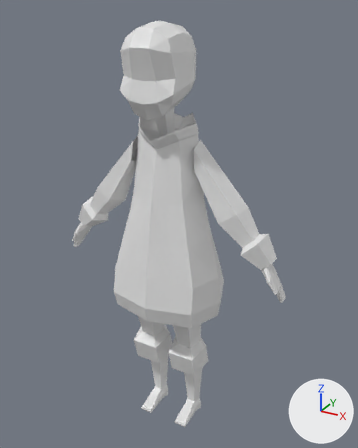
The Blender file blender/lowpolygirl.blend: old version first, new version second.
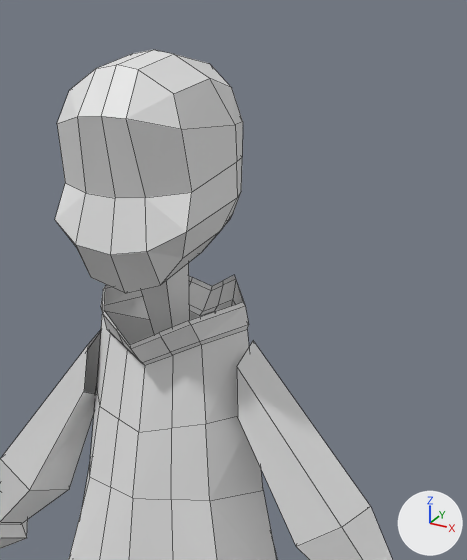
Old and new are each drawn whole from a camera (50 mm lens) standing at (1.94, -3.35, 3.78) and looking at (0.04, 0.12, 2.05) and again close up on the part from 27% to 80% of the width and 0% to 51% of the height. Arrows for +X, +Y and +Z are at lower right; the lights stay in place. The close-ups show mesh edges as thin lines.

In view in the first close-up: 'Cylinder', 'arms', 'body2', 'head1'.
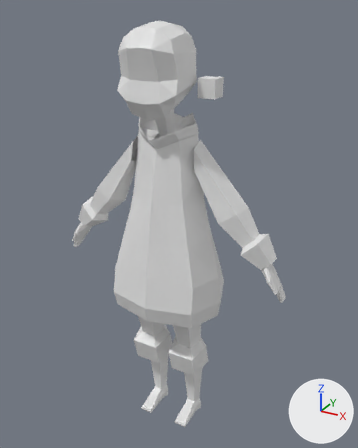
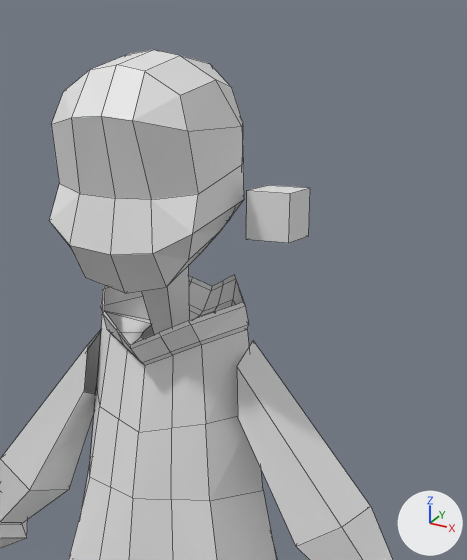
Boxes (x1, y1, x2, y2) around the edits, measured in the close-ups (467 x 560 px; the box of a moved part takes in the faces that stretch with it):
'head1', reshaped
    before: (55, 50, 243, 293)
    after: (49, 50, 244, 293)
'arms', reshaped
    both: (0, 330, 393, 560)
'Cube', added
    after: (246, 185, 310, 243)
part 1 of me_cube_002, added
    after: (106, 311, 215, 344)
part 2 of me_cube_004, moved or reshaped
    before: (55, 64, 220, 293)
    after: (49, 64, 219, 293)
part 3 of me_cube_004, moved or reshaped
    before: (98, 50, 243, 257)
    after: (92, 50, 244, 259)

Patch to the scene script:
```diff
--- a/blender/lowpolygirl.blend.py
+++ b/blender/lowpolygirl.blend.py
@@ me_cube_002 @@
 me_cube_002.from_pydata(...)  # 70 vertices, 54 faces; spans x 0.0..1.44, y -1.13..1.13, z -1.92..2.8
 # used by ob_body2; location = (0.0, 0.0, 2.001); scale = (0.356, 0.356, 0.356)
 # verts and faces of me_cube_002; kept vertices keep their numbers, new ones are numbered from 70
 # before: 20 (0.47, -0.31, 2.36) at pixel (201, 344), 21 (0.37, 0.39, 2.33), 22 (0.0, 0.52, 2.4) at pixel (199, 315), 23 (0.0, -0.49, 2.16) at pixel (144, 365), 24 (0.75, 0.01, 2.47) at pixel (247, 329)
 # before: 44 (0.18, 0.46, 2.48) at pixel (214, 310), 52 (0.23, -0.4, 2.26) at pixel (172, 355)
+# me_cube_002 part 1
+verts[70] = (0.23, -0.12, 2.36)
+verts[71] = (0.24, 0.19, 2.34)
+verts[72] = (0.0, 0.24, 2.37)
+verts[73] = (0.0, -0.2, 2.27)
+verts[74] = (0.22, 0.02, 2.4)
+verts[75] = (0.24, 0.22, 2.41)
+verts[76] = (0.24, -0.16, 2.31)
+faces += [(21, 44, 75, 71), (23, 52, 76, 73), (20, 52, 76, 70), (22, 44, 75, 72), (21, 24, 74, 71), (20, 70, 74, 24)]
@@ me_cube_004 @@
 me_cube_004.from_pydata(...)  # 39 vertices, 32 faces; spans x 0.0..0.87, y -1.41..0.71, z -1.08..1.41
 # used by ob_head1; location = (0.0, 0.0, 3.307); scale = (0.268, 0.268, 0.268)
+# me_cube_004 part 2: all 10 vertices in x 0.26..0.84, y -1.41..-0.95, z -0.95..1.24 are moved by (0.08, 0.0, -0.01)
+# me_cube_004 part 3: all 5 vertices in x 0.26..0.87, y -0.35..0.0, z -0.11..1.37 are moved by (0.08, 0.0, -0.01)
@@ me_cube @@
+me_cube.from_pydata(...)  # a box spanning x -1.0..1.0, y -1.0..1.0, z -1.0..1.0
@@ ob_cube @@
+ob_cube = bpy.data.objects.new('Cube', me_cube)
+ob_cube.location = (0.365, 0.0, 3.239)
+ob_cube.scale = (0.0697, 0.0697, 0.0697)
```
